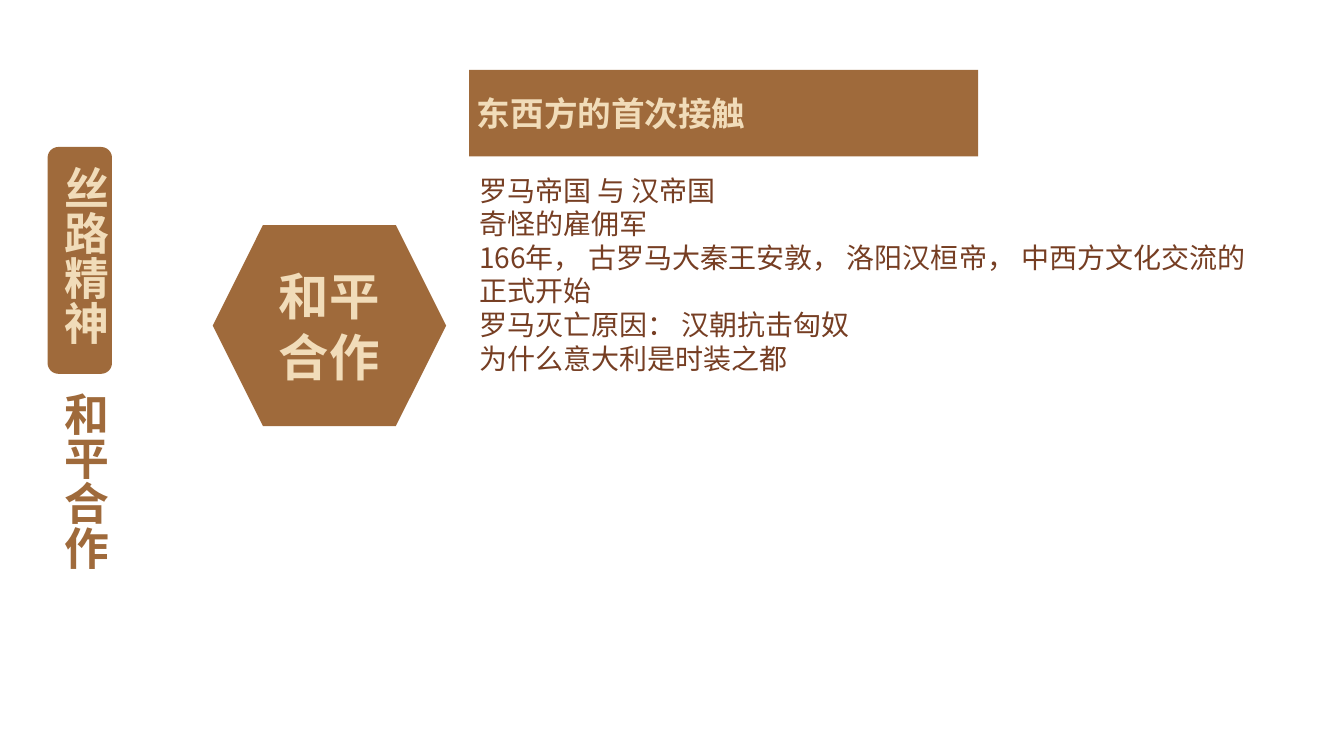
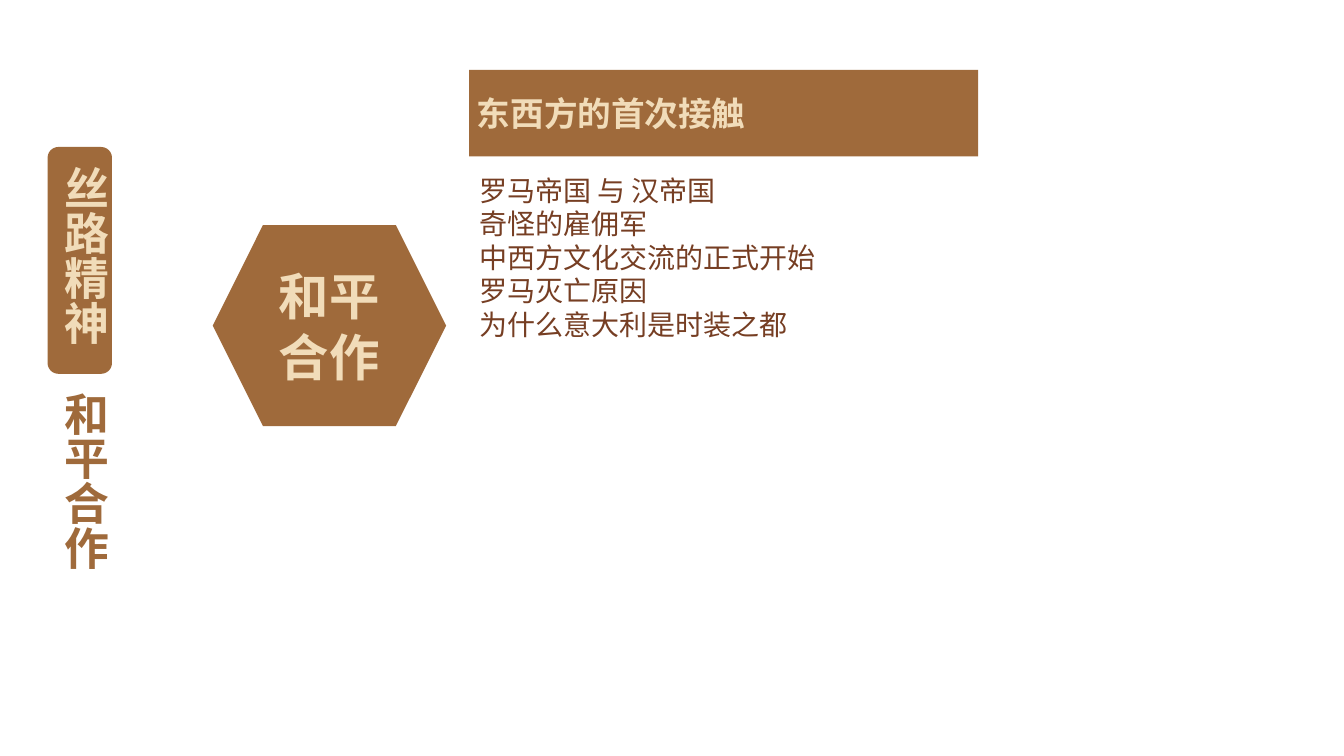
Before and after one commit to FredJiangFei/freetalk, a slide deck: slide 14 of 一带一路/一带一路 - 1.pptx. Drawn at 1344x756 pixels with LibreOffice and Linux fonts; fonts in the diff are those of the drawing; background and template pictures are left out. Boxes give left, top, right and bottom in pixels: in the first picture for what was removed or moved away, otherwise in the second. Text is boxed around its words. In the diff, an @@ line names an element or a change of style, - is before the commit and + after.

```diff
--- a/一带一路/一带一路 - 1.pptx
+++ b/一带一路/一带一路 - 1.pptx
@@ text at (x1=479, y1=244, x2=815, y2=304): text changed @@
-166年， 古罗马大秦王安敦， 洛阳汉桓帝， 中西方文化交流的正式开始
-罗马灭亡原因： 汉朝抗击匈奴
+中西方文化交流的正式开始
+罗马灭亡原因
```
Also in this commit, not shown: 7 other slides changed, 2 slides added, 1 slide removed, 2 other files.
